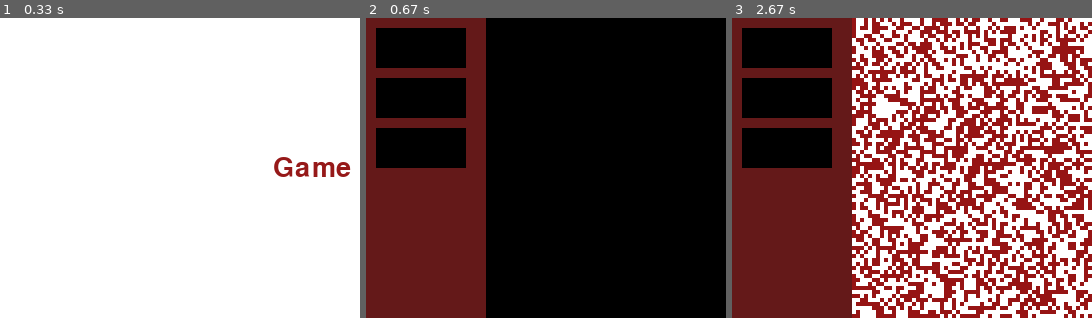
Above: before the commit, frames 1-3 (left to right).
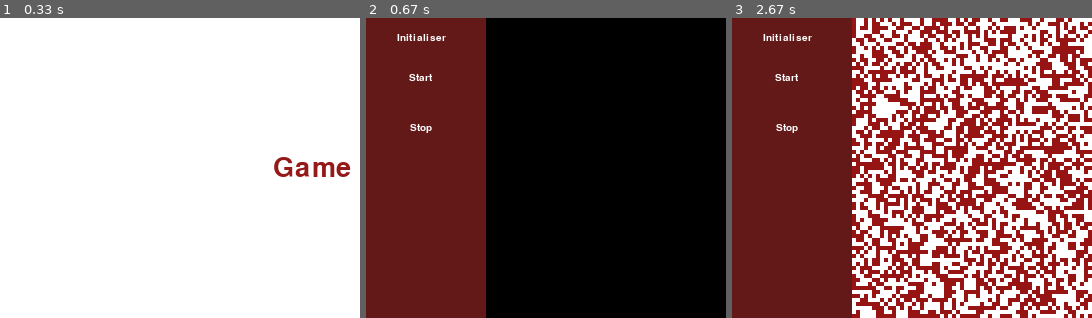
Above: after the commit, the same moments.

Repository: Ethik-69/Game_of_life
Game: pygame game, started from jeu_de_la_vie/main_pygame_v3.py
Two runs of this game, one before a commit and one after it. Both use one fixed random seed, a clock stepped at 60 frames per second and the inputs below.
Inputs (mouse positions are % of the whole screen's width and height, from its top left):
- Up to frame 1 (0.33 s): no input
- Up to frame 2 (0.67 s): click (46, 54) at 0.38 s
- Up to frame 3 (2.67 s): click (8, 5) at 0.83 s; click (8, 5) at 2.65 s
The pictures show only the part of the screen within x 0-50%, y 0-50%; the shares and areas given below are measured in that part.

Frame 1 is identical in both runs. In frame 2, 10% of the frame differs, in the area x 2-28%, y 3-50%; in frame 3, 10%.

Commit message:
ajout text bouton

Diff:
--- a/jeu_de_la_vie/main_pygame_v3.py
+++ b/jeu_de_la_vie/main_pygame_v3.py
@@ -137,18 +137,18 @@
                 accueil = False
 
 def main_font():
-    font = pygame.font.Font('fonts/visitor1.ttf', 20)
+    font = pygame.font.Font('fonts/visitor1.ttf', 15)
 
     init_text = font.render("Initialiser", 1, (255, 255, 255))
-    init_text_pos = init_text.get_rect(centerx=0, centery=0)
+    init_text_pos = init_text.get_rect(centerx=55, centery=20)
     background.blit(init_text, init_text_pos)
 
     start_text = font.render("Start", 1, (255, 255, 255))
-    start_text_pos = start_text.get_rect(centerx=10, centery=60)
+    start_text_pos = start_text.get_rect(centerx=55, centery=60)
     background.blit(start_text, start_text_pos)
 
     stop_text = font.render("Stop", 1, (255, 255, 255))
-    stop_text_pos = stop_text.get_rect(centerx=10, centery=110)
+    stop_text_pos = stop_text.get_rect(centerx=55, centery=110)
     background.blit(stop_text, stop_text_pos)
     return background
 
@@ -160,18 +160,19 @@
 
 accueil()
 
-background = main_font()
-
 background.fill((100, 25, 25))
+
+init_bouton = pygame.draw.rect(fenetre, [0, 0, 0], [10, 10, 90, 40])
+start_bouton = pygame.draw.rect(fenetre, [0, 0, 0], [10, 60, 90, 40])
+stop_bouton = pygame.draw.rect(fenetre, [0, 0, 0], [10, 110, 90, 40])
+
+main_font()
+
 fenetre.blit(background, (0, 0))
 pygame.display.flip()
 
 while fonctionnement:
     mouse_xy = pygame.mouse.get_pos()
-
-    init_bouton = pygame.draw.rect(fenetre, [0, 0, 0], [10, 10, 90, 40])
-    start_bouton = pygame.draw.rect(fenetre, [0, 0, 0], [10, 60, 90, 40])
-    stop_bouton = pygame.draw.rect(fenetre, [0, 0, 0], [10, 110, 90, 40])
 
     init_on = init_bouton.collidepoint(mouse_xy)
     start_on = start_bouton.collidepoint(mouse_xy)
